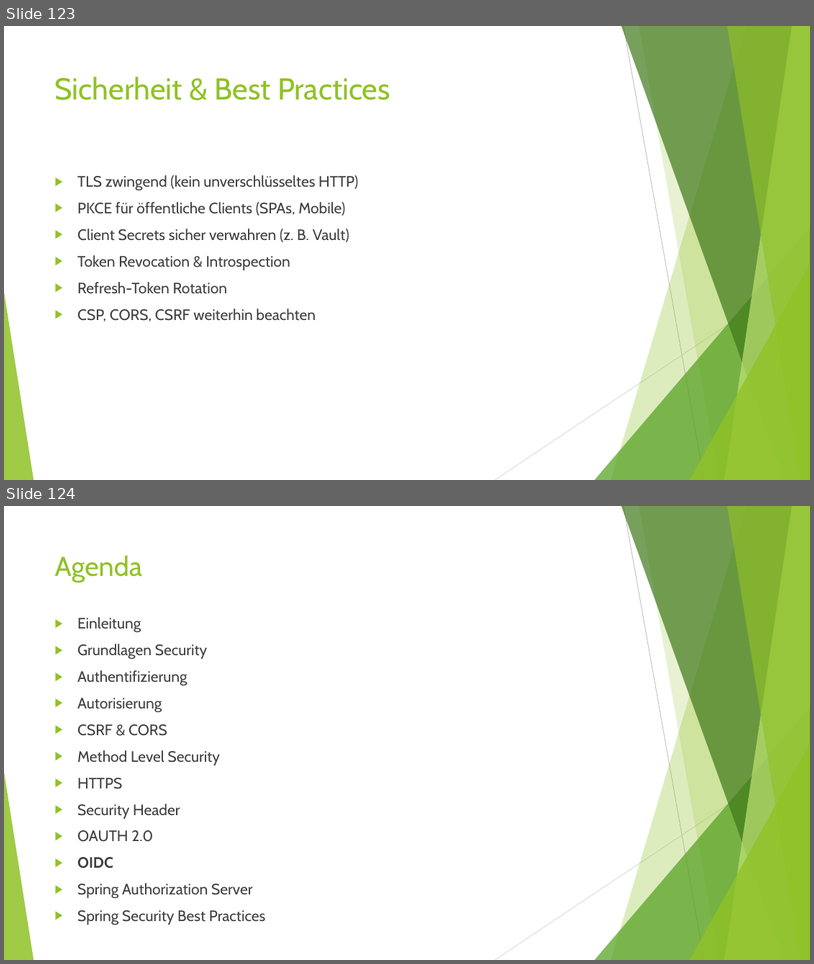
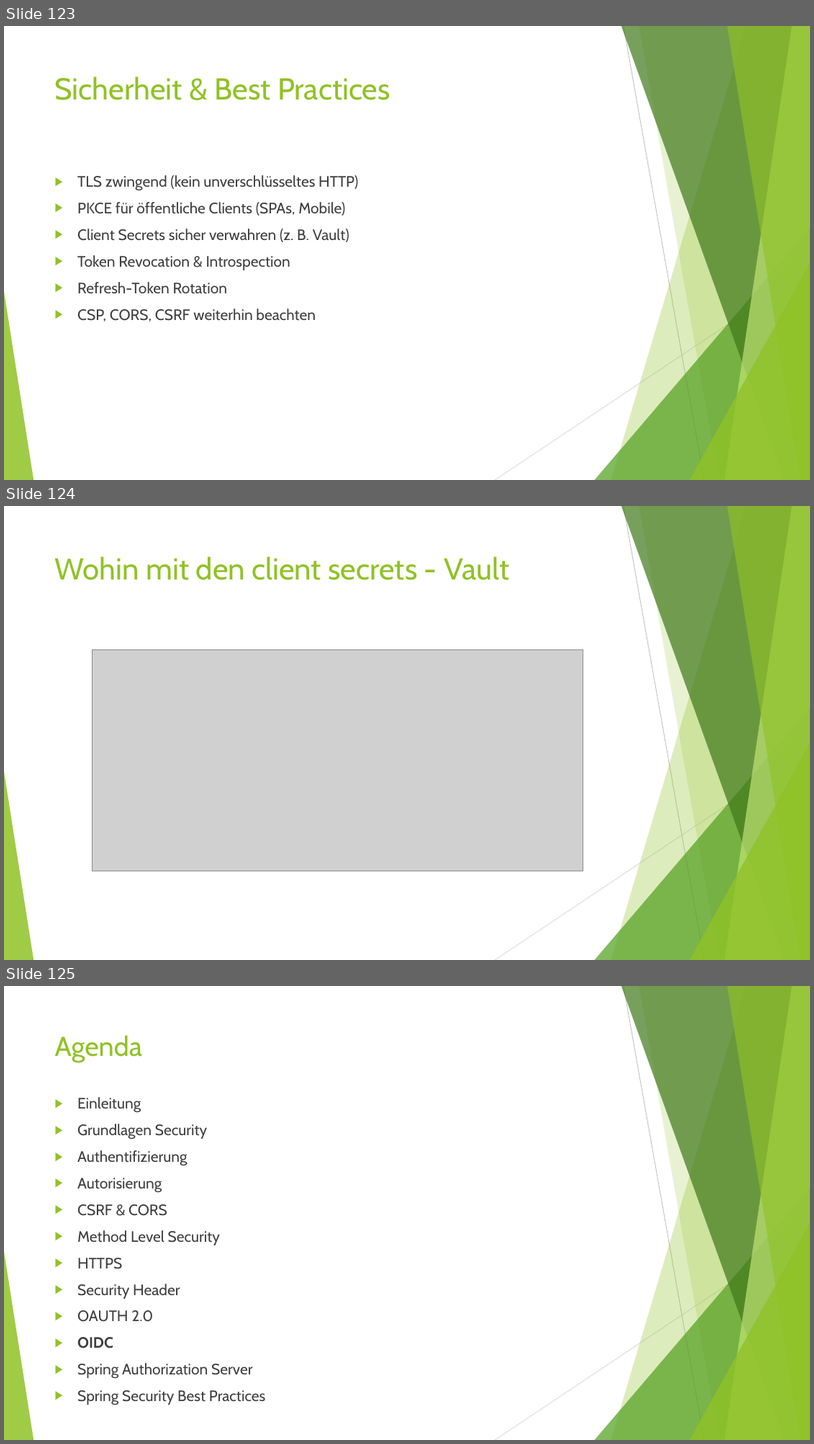
Before and after one commit to MichaelZett/20250708_Spring_Security, a slide deck: Spring_Security.pptx. Shown one above the other, each under a label of ours: slides 123 and 124 before the commit, slides 123, 124 and 125 after it. The pictures are 814x964 and 814x1444 pixels, drawn with LibreOffice and Linux fonts; fonts in the diff are those of the drawing; grey boxes stand for pictures. Boxes give left, top, right and bottom in pixels: in the first picture for what was removed or moved away, otherwise in the second. Text is boxed around its words. In the diff, an @@ line names an element or a change of style, - is before the commit and + after.

```diff
--- a/Spring_Security.pptx
+++ b/Spring_Security.pptx
@@ slide 124 added at (4,506,810,960), background #FFFFFF; not listed: 10 template elements that a slide beside it also shows @@
@@ title added at (55,556,509,580), 36 pt, text #90C226 @@
+Wohin mit den client secrets - Vault
@@ picture added at (93,649,584,871) @@
@@ what was slide 124 is now slide 125 @@
```
Also in this commit, not shown: 6 slides changed, 3 other slides added.
